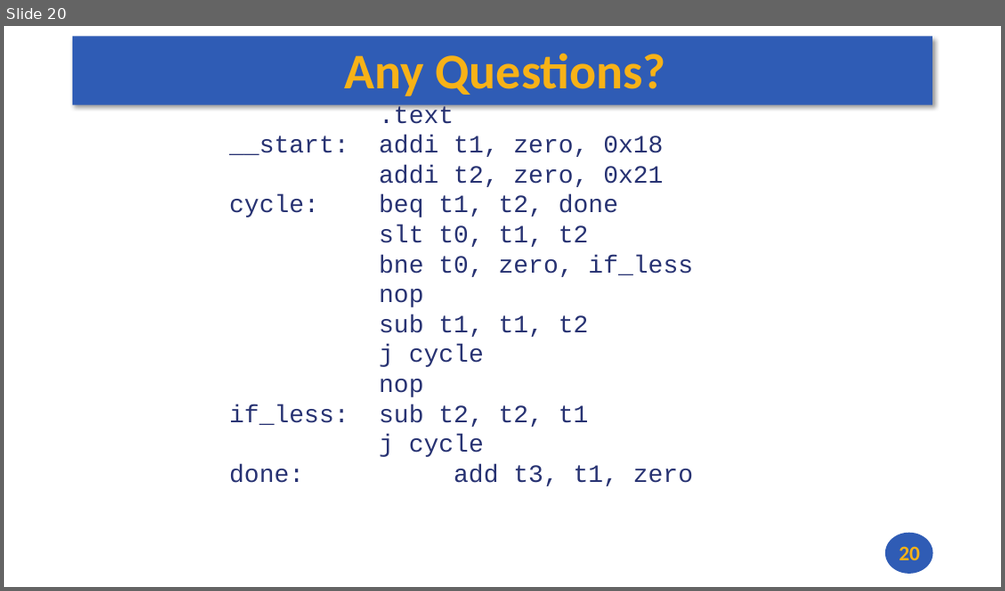
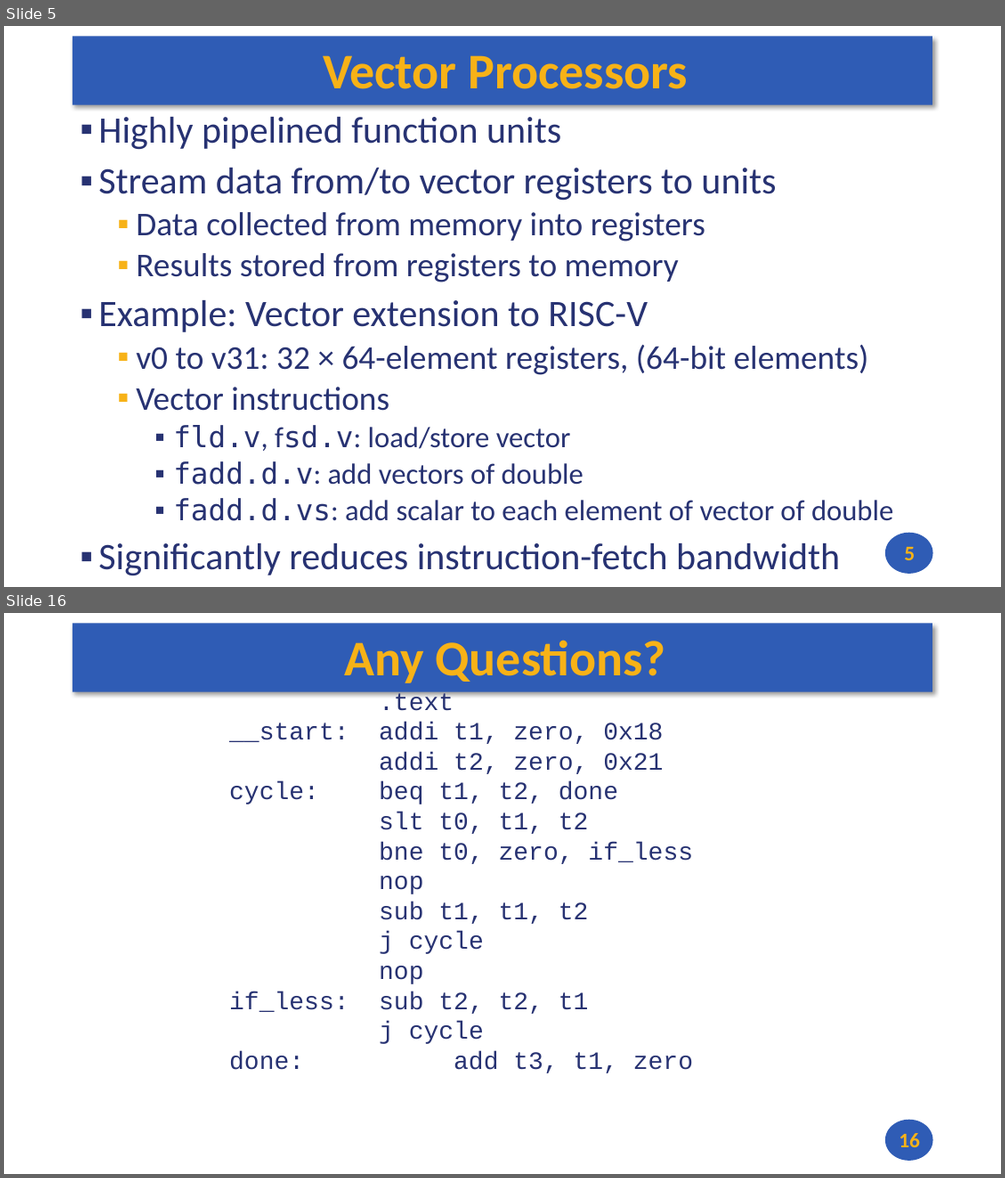
Before and after one commit to andrewt0301/hse-acos-course, a slide deck: docs/part1ca/13_DLP/CA_Lecture_13.pptx. Shown one above the other, each under a label of ours: slide 20 before the commit, slides 5 and 16 after it; the slides between them are not shown. The pictures are 1005x591 and 1005x1178 pixels, drawn with LibreOffice and Linux fonts; fonts in the diff are those of the drawing. Boxes give left, top, right and bottom in pixels: in the first picture for what was removed or moved away, otherwise in the second. Text is boxed around its words. In the diff, an @@ line names an element or a change of style, - is before the commit and + after.

```diff
--- a/docs/part1ca/13_DLP/CA_Lecture_13.pptx
+++ b/docs/part1ca/13_DLP/CA_Lecture_13.pptx
@@ slide 5 added at bbox=[4, 26, 1001, 587], background #FFFFFF; not listed: 2 template elements that a slide beside it also shows @@
@@ title added at bbox=[323, 55, 688, 89], 48 pt, text #F7B217, bold @@
+Vector Processors
@@ text added at bbox=[98, 117, 893, 576], 36 pt, text #273272 @@
+▪ Highly pipelined function units
+▪ Stream data from/to vector registers to units
+  ▪ Data collected from memory into registers
+  ▪ Results stored from registers to memory
+▪ Example: Vector extension to RISC-V
+  ▪ v0 to v31: 32 × 64-element registers, (64-bit elements)
+  ▪ Vector instructions
+    ▪ fld.v, fsd.v: load/store vector
+    ▪ fadd.d.v: add vectors of double
+    ▪ fadd.d.vs: add scalar to each element of vector of double
+▪ Significantly reduces instruction-fetch bandwidth
@@ page number added at bbox=[904, 547, 914, 560], 20 pt, text #F7B217, bold @@
+5
@@ what was slide 20 is now slide 16 @@
@@ page number at bbox=[898, 1133, 920, 1147]: text changed @@
-20
+16
```
Also in this commit, not shown: 1 slide changed, 13 other slides added, 18 slides removed, 1 other file.
